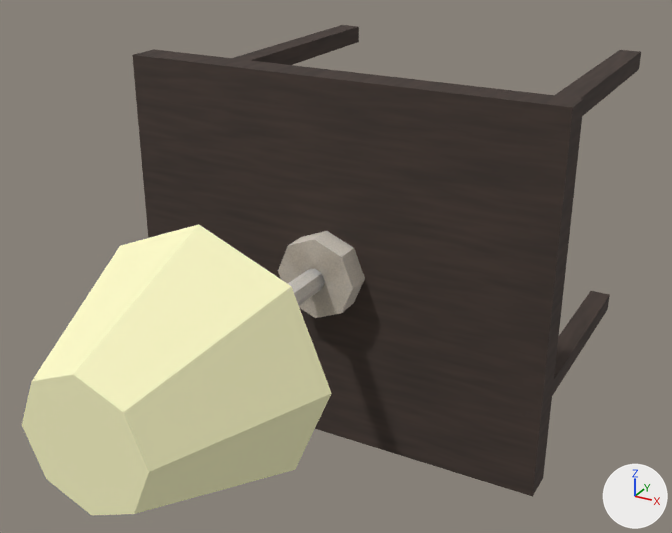
An edit to the OBJ model kaiaai_gazebo/LampAndStand/meshes/LampAndStand.obj, drawn before and after from the same camera.
Rendered twice from a camera (50 mm lens) standing at (5.7, -15.57, 5.15) and looking at (-0.03, -5.15, -0.07). Arrows for +X, +Y and +Z are at lower right; the lights stay in place. Where no turn or scale is listed for an object, it has been applied to the vertices.

The first picture shows 'LampAndStand'.
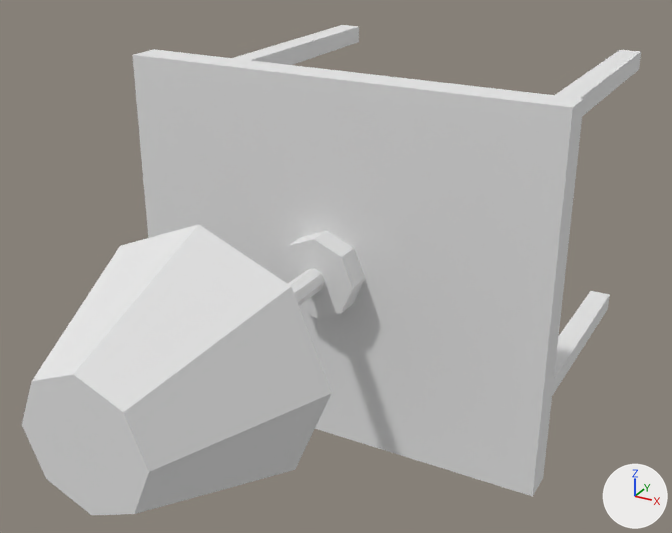
The newer file is also rescaled (x0.001) as a whole; pictures and numbers use the older file's frame.

Pixel boxes [x1, y1, x2, y2] of what changed, in the pictures (672 x 533 px):
part 1 of me_lampandstand, recoloured: [22, 25, 641, 515] in both

What the commit changed:
Material 'ParaMeshAtf_7' (mat_parameshatf_7) is new.
Its base color is (0.8, 0.8, 0.8) (white #e7e7e7).
Its roughness is 1.0.
me_lampandstand has 93 vertices, 178 faces and spans x -3.11..3.11, y -10.21..0.0, z -2.62..2.62.
me_lampandstand is used by ob_lampandstand; location (0.0, 0.0, 0.0).
me_lampandstand part 1: all 167 faces that had it switch from mat_parameshatf_4 (picture img_lampandstand_repaired_png) to mat_parameshatf_7 (white #e7e7e7).
